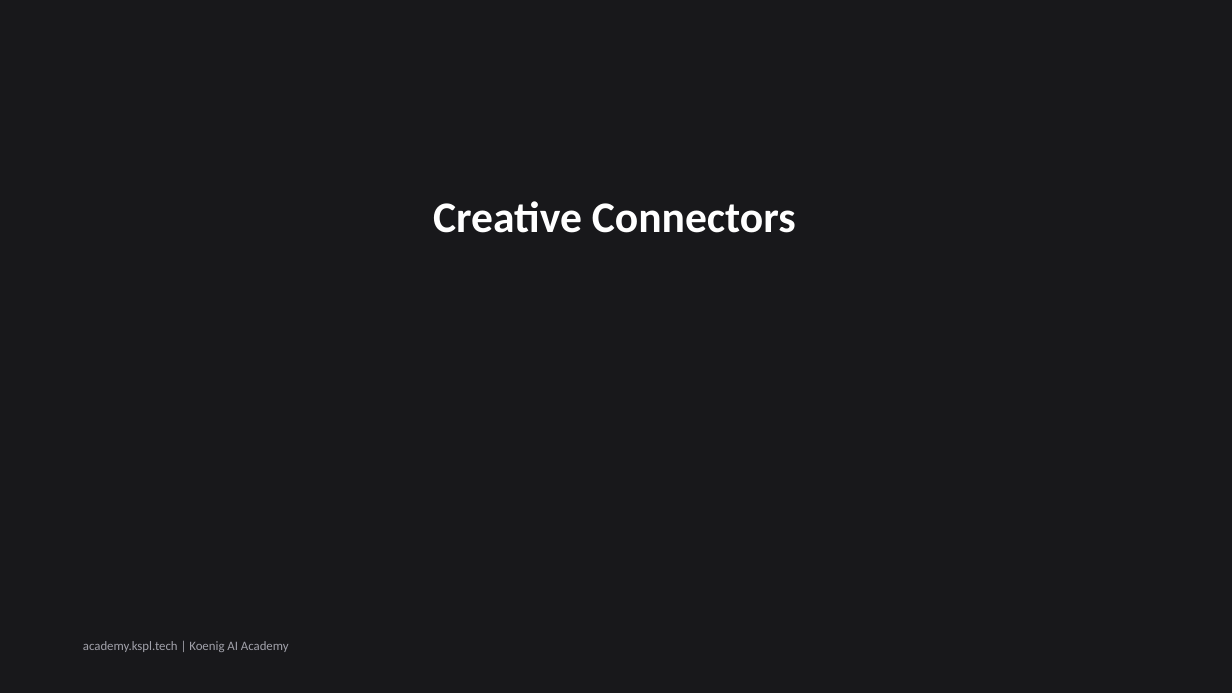
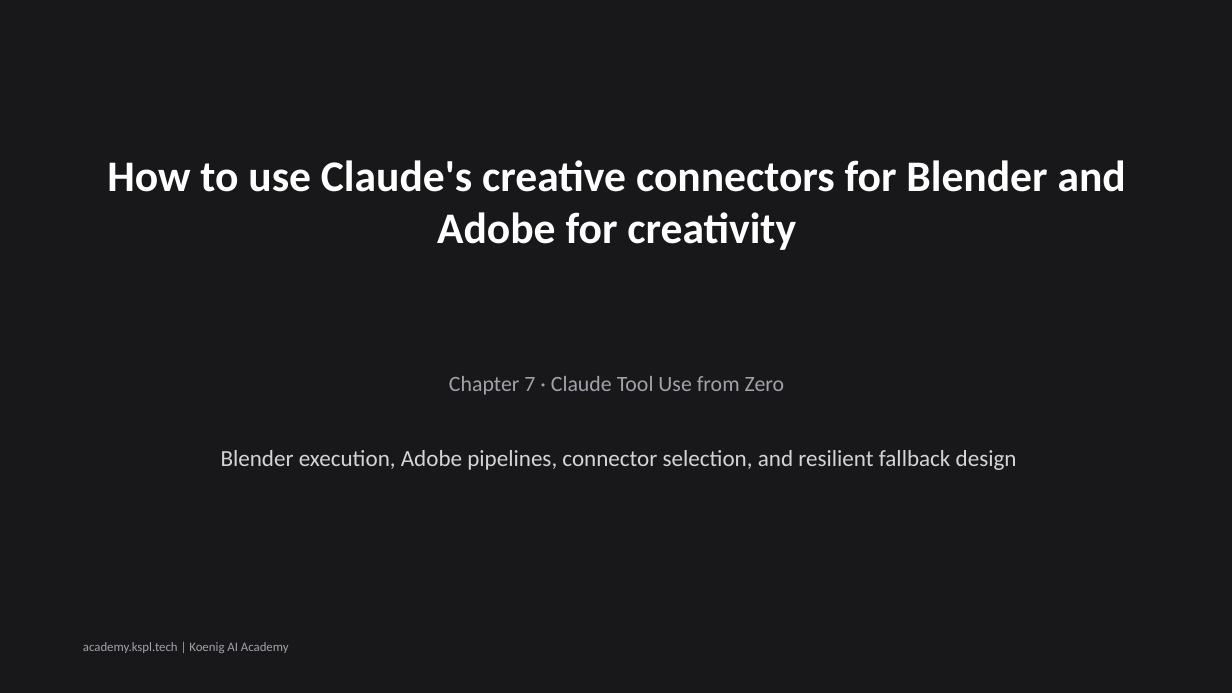
Before and after one commit to Koenig-Solutions-Private-Limited/koenig-ai-org, a slide deck: slide 1 of vault/courses/claude-tool-use-from-zero/ch07-slides.pptx. Drawn at 1232x693 pixels with LibreOffice and Linux fonts; fonts in the diff are those of the drawing. Boxes give left, top, right and bottom in pixels: in the first picture for what was removed or moved away, otherwise in the second. Text is boxed around its words. In the diff, an @@ line names an element or a change of style, - is before the commit and + after.

```diff
--- a/vault/courses/claude-tool-use-from-zero/ch07-slides.pptx
+++ b/vault/courses/claude-tool-use-from-zero/ch07-slides.pptx
@@ text at [107, 160, 1126, 250]: text changed @@
-Creative Connectors
+How to use Claude's creative connectors for Blender and Adobe for creativity
@@ text added at [449, 376, 785, 395], 17 pt, text #A1A1AA @@
+Chapter 7 · Claude Tool Use from Zero
@@ text added at [221, 450, 1017, 470], 18 pt, text #D4D4D8 @@
+Blender execution, Adobe pipelines, connector selection, and resilient fallback design
```
Also in this commit, not shown: 6 slides added, 6 slides removed, 5 other files.
